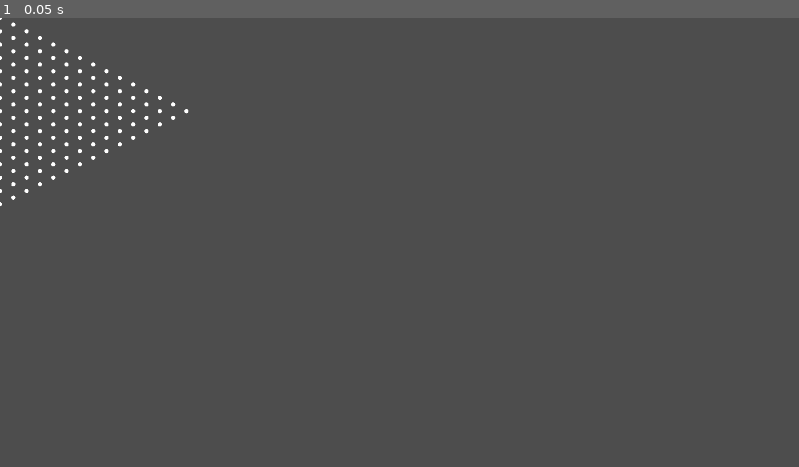
Above: before the commit, frame 1.
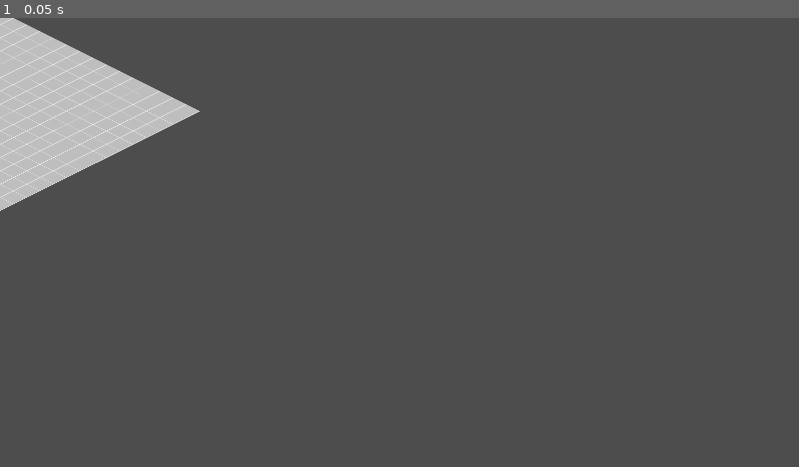
Above: after the commit, the same moment.

Repository: Ksoitora/Game
Game: Godot game, scene res://scenes/main.tscn
The game is run twice, just before and just after one commit, with the same random seed, the same clock (stepped at 60 frames per second) and the same inputs. The project has no main scene, so this scene is started directly.
Inputs:
- Up to frame 1 (0.05 s): no input

The runs differ from the first frame. In frame 1, 5.5% of the frame differs, in the area x 0-26%, y 0-43%.
Error after the commit: Invalid access to property or key '0,0' on a base object of type 'Dictionary'. (res://scripts/Grid.gd:107)

Commit message:
Modification Grid - Affichage des cases en rectangles/losanges isométriques cliquables

Diff:
--- a/scripts/Grid.gd
+++ b/scripts/Grid.gd
@@ -87,8 +87,28 @@
 	return neighbors
 
 func _draw() -> void:
-	"""Dessine la grille pour le debug"""
+	"""Dessine la grille avec des rectangles"""
 	for x in range(width):
 		for y in range(height):
 			var world_pos = get_world_position(x, y)
-			draw_circle(world_pos, 5, Color.WHITE)
+			var half_size = tile_size / 2.0
+			var quarter_size = tile_size / 4.0
+
+			# Créer les points pour un losange isométrique
+			var points = PackedVector2Array([
+				world_pos + Vector2(half_size, 0),      # Droite
+				world_pos + Vector2(0, quarter_size),   # Bas
+				world_pos + Vector2(-half_size, 0),     # Gauche
+				world_pos + Vector2(0, -quarter_size)   # Haut
+			])
+
+			# Déterminer la couleur en fonction de l'état
+			var color = Color.GRAY
+			if cells[get_cell_id(x, y)]["occupied"]:
+				color = Color.RED
+			elif not cells[get_cell_id(x, y)]["walkable"]:
+				color = Color.BLACK
+
+			# Dessiner le losange
+			draw_colored_polygon(points, color)
+			draw_polyline(points, Color.WHITE, 1.0)
